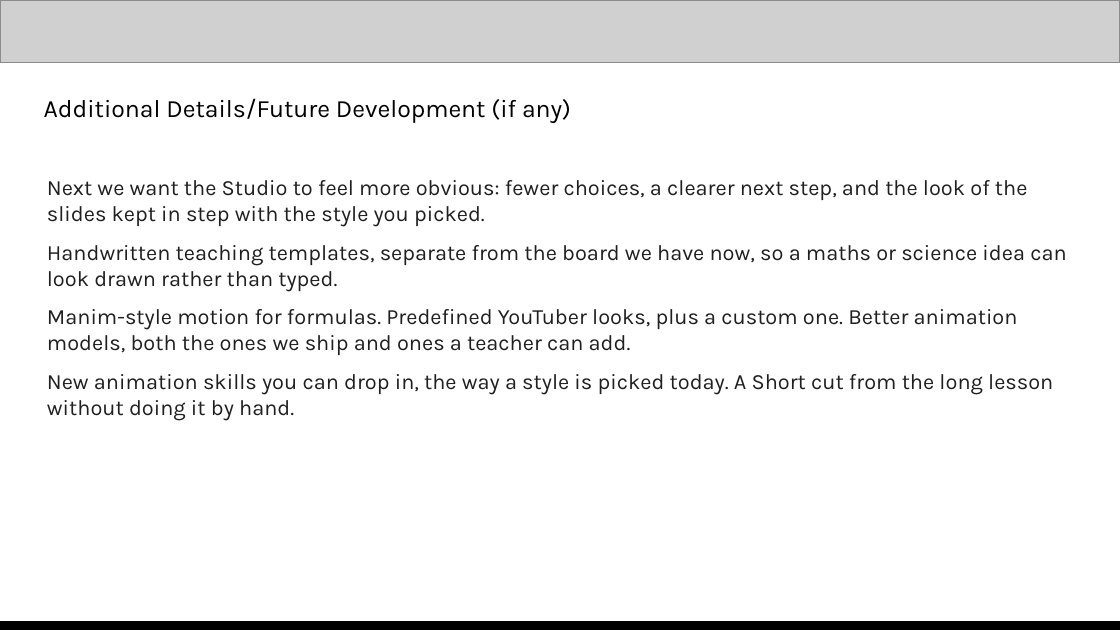
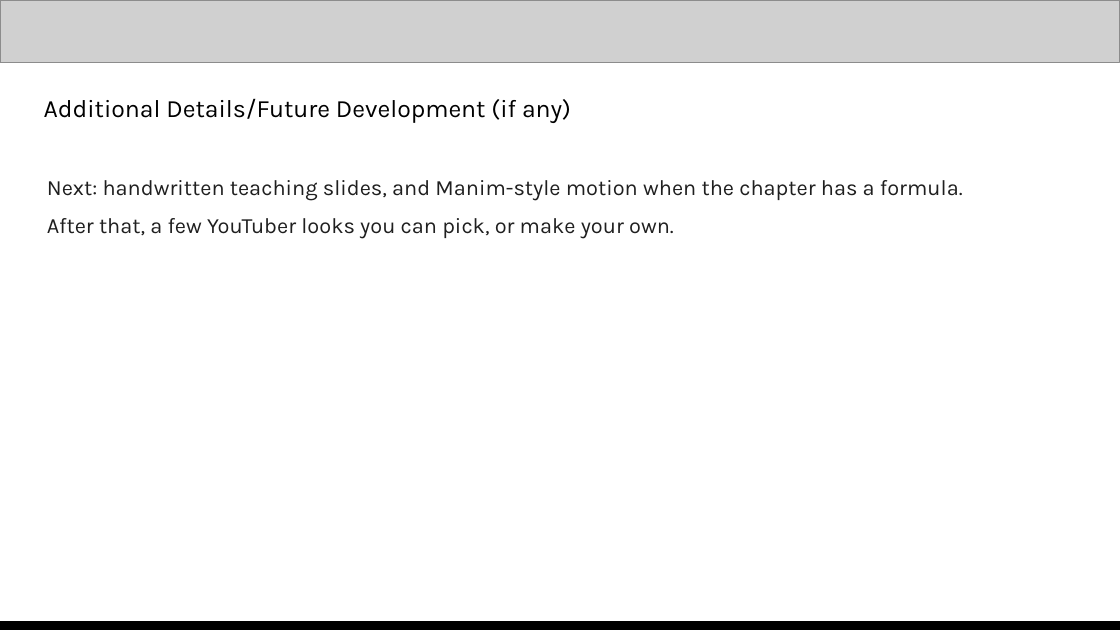
Before and after one commit to saitej123/Gemini-Multimodal-Studio, a slide deck: slide 13 of Template/Out/Multimodal Studio - AI Builder Cup.pptx. Drawn at 1120x630 pixels with LibreOffice and Linux fonts; fonts in the diff are those of the drawing; grey boxes stand for pictures. Boxes give left, top, right and bottom in pixels: in the first picture for what was removed or moved away, otherwise in the second. Text is boxed around its words. In the diff, an @@ line names an element or a change of style, - is before the commit and + after.

```diff
--- a/Template/Out/Multimodal Studio - AI Builder Cup.pptx
+++ b/Template/Out/Multimodal Studio - AI Builder Cup.pptx
@@ text at (x1=47, y1=180, x2=963, y2=239): text changed @@
-Next we want the Studio to feel more obvious: fewer choices, a clearer next step, and the look of the slides kept in step with the style you picked.
-Handwritten teaching templates, separate from the board we have now, so a maths or science idea can look drawn rather than typed.
-Manim-style motion for formulas. Predefined YouTuber looks, plus a custom one. Better animation models, both the ones we ship and ones a teacher can add.
-New animation skills you can drop in, the way a style is picked today. A Short cut from the long lesson without doing it by hand.
+Next: handwritten teaching slides, and Manim-style motion when the chapter has a formula.
+After that, a few YouTuber looks you can pick, or make your own.
```
Also in this commit, not shown: 12 other slides changed, 2 other files.
